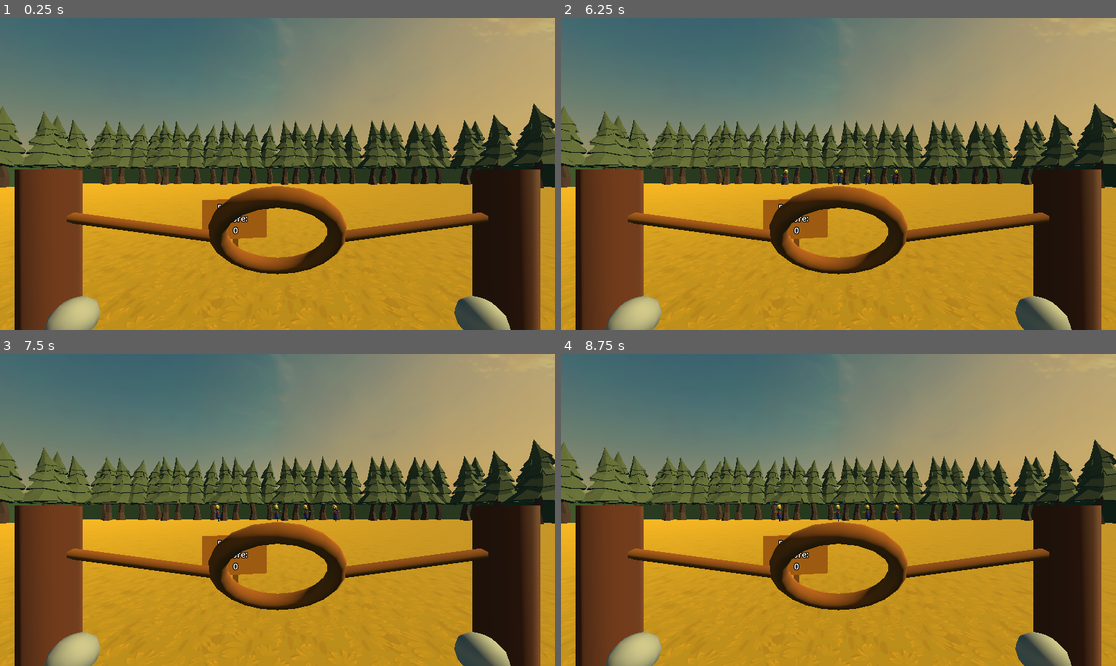
Above: before the commit, frames 1-4 (two rows, left to right).
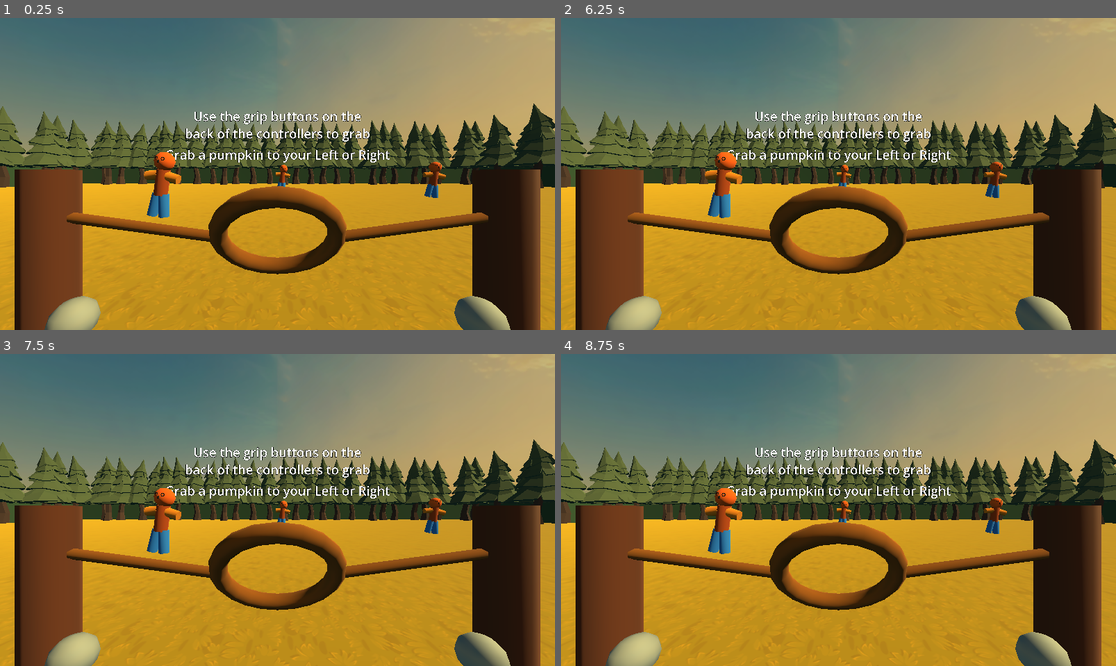
Above: after the commit, the same moments.

Repository: carterpiepenburg1/pumpkinchuckin-
Game: Godot game, scene res://Scenes/tutorial.tscn
The game is run twice, just before and just after one commit, with the same random seed, the same clock (stepped at 60 frames per second) and the same inputs. Before the commit the project starts from res://Scenes/pumpkinchuckin.tscn. Sound files missing from this copy of the repository are replaced by a short silence.
Inputs:
- Up to frame 1 (0.25 s): no input
- Up to frame 2 (6.25 s): tap Enter at 0.5, 2, 3.5 s; tap Space at 1.25, 2.75, 4.25 s
- Up to frame 3 (7.5 s): no input
- Up to frame 4 (8.75 s): no input

The runs differ from the first frame. In frame 1, 3.3% of the frame differs, in the area x 1-92%, y 29-74%; in frame 2, 3.4%; in frame 3, 3.4%; in frame 4, 3.4%.

Commit message:
polishing

Diff:
--- a/Scenes/Objects/crow.tscn
+++ b/Scenes/Objects/crow.tscn
@@ -17,14 +17,15 @@
 
 [sub_resource type="Animation" id="Animation_ta26y"]
 resource_name = "crow"
+length = 0.5
 loop_mode = 1
 tracks/0/type = "position_3d"
 tracks/0/imported = false
 tracks/0/enabled = true
 tracks/0/path = NodePath("Model")
-tracks/0/interp = 1
+tracks/0/interp = 2
 tracks/0/loop_wrap = true
-tracks/0/keys = PackedFloat32Array(0, 1, 0, 0, 0, 0.53333336, 1, 0, 0.1, 0)
+tracks/0/keys = PackedFloat32Array(0, 1, 0, 0, 0, 0.23333333, 1, 0, 0.1, 0)
 
 [sub_resource type="AnimationLibrary" id="AnimationLibrary_ink2j"]
 _data = {
--- a/Scenes/pumpkinchuckin.tscn
+++ b/Scenes/pumpkinchuckin.tscn
@@ -76,6 +76,9 @@
 [sub_resource type="StandardMaterial3D" id="StandardMaterial3D_cdyhi"]
 albedo_color = Color(0.5190005, 0.28110364, 0.008074824, 1)
 
+[sub_resource type="BoxShape3D" id="BoxShape3D_6di5v"]
+size = Vector3(60, 10, 0.1)
+
 [node name="Node3D" type="Node3D"]
 script = ExtResource("1_ua3oe")
 
@@ -95,7 +98,7 @@
 
 [node name="Music" type="AudioStreamPlayer" parent="GameManager"]
 stream = ExtResource("4_cdyhi")
-volume_db = -15.0
+volume_db = -20.0
 autoplay = true
 
 [node name="DirectionalLight3D" type="DirectionalLight3D" parent="."]
@@ -112,7 +115,6 @@
 
 [node name="XRCamera3D" type="XRCamera3D" parent="Player"]
 transform = Transform3D(1.0000002, 0, 0, 0, 1, 0, 0, 0, 1.0000002, 0, 1.3581047, 0)
-far = 50.0
 
 [node name="Left" type="XRController3D" parent="Player"]
 transform = Transform3D(1, 0, 0, 0, 1, 0, 0, 0, 1, -0.5, 1, -0.5)
@@ -1108,6 +1110,18 @@
 font_size = 150
 script = ExtResource("17_6di5v")
 
+[node name="EnemyBarrier" type="Area3D" parent="."]
+transform = Transform3D(1, 0, 0, 0, 1, 0, 0, 0, 1, 0, 0, -3)
+
+[node name="CollisionShape3D" type="CollisionShape3D" parent="EnemyBarrier"]
+transform = Transform3D(1, 0, 0, 0, 1, 0, 0, 0, 1, -0.776001, 2.283142, 0)
+shape = SubResource("BoxShape3D_6di5v")
+
+[node name="Marker" type="CSGBox3D" parent="EnemyBarrier"]
+transform = Transform3D(1, 0, 0, 0, 1, 0, 0, 0, 1, 0, -0.45391846, 0)
+material_override = SubResource("StandardMaterial3D_8o4mi")
+size = Vector3(60, 1, 0.1)
+
 [connection signal="timeout" from="GameManager/AdvanceTimer" to="GameManager" method="_on_advance_timer_timeout"]
 [connection signal="timeout" from="GameManager/RoundTimer" to="GameManager" method="_on_round_timer_timeout"]
 [connection signal="button_pressed" from="Player/Left" to="Player" method="_on_left_button_pressed"]
--- a/Scenes/tutorial.tscn
+++ b/Scenes/tutorial.tscn
@@ -107,7 +107,6 @@
 
 [node name="XRCamera3D" type="XRCamera3D" parent="Player"]
 transform = Transform3D(1.0000002, 0, 0, 0, 1, 0, 0, 0, 1.0000002, 0, 1.3581047, 0)
-far = 400.0
 
 [node name="Left" type="XRController3D" parent="Player"]
 transform = Transform3D(1, 0, 0, 0, 1, 0, 0, 0, 1, -0.5, 1, -0.5)
--- a/Scripts/Slingshot/slingshot.gd
+++ b/Scripts/Slingshot/slingshot.gd
@@ -64,7 +64,7 @@
 		if loaded && loadedPumpkin != null && sling.global_position.distance_to(origin) > deadzoneDistance:
 			var area = loadedPumpkin.get_node("PumpkinArea")
 
-			print("flung pumpkin")
+			#print("flung pumpkin")
 
 			shootSound.play()
 
--- a/Scripts/Tutorial/tutorial_logic.gd
+++ b/Scripts/Tutorial/tutorial_logic.gd
@@ -160,7 +160,7 @@
 				stage4 += 1
 				checkGrabbedPump = true
 				print("iterate pumpkin")
-		elif playerRHAND.grabbedArea.name == "SlingArea":
+		elif playerLHAND.grabbedArea.name == "SlingArea":
 			if checkGrabSling == false:
 				stage5 += 1
 				stage6 += 1
--- a/Scripts/enemy/enemy.gd
+++ b/Scripts/enemy/enemy.gd
@@ -14,6 +14,8 @@
 func _process(delta: float) -> void:
 	if newPos != null:
 		root.global_position = lerp(root.global_position, newPos, delta*5)
+
+
 
 func advance():
 	newPos = Vector3(root.global_position.x, root.global_position.y, root.global_position.z + Globals.advanceAmount)
@@ -50,6 +52,17 @@
 
 		queue_free()
 
+	elif area.name == "EnemyBarrier" && visible:
+
+		#Hide model
+		root.visible = false
+
+		#Disable area3D
+		set_deferred("monitorable", false)
+		set_deferred("monitoring", false)
+
+		queue_free()
+
 
 func _on_animation_player_animation_finished(anim_name: StringName) -> void:
 	if anim_name == "points":
--- a/Scripts/game_manager.gd
+++ b/Scripts/game_manager.gd
@@ -56,7 +56,7 @@
 				newEnemy = ghost.instantiate()
 			else:
 				newEnemy = crow.instantiate()
-				enemyHeightOffset = rng.randf_range(2, 4)
+				enemyHeightOffset = rng.randf_range(2, 6)
 
 			get_tree().current_scene.add_child(newEnemy)
 			newEnemy.global_position = Vector3(((i / float(Globals.enemiesPerRow - 1)) - 0.5) * Globals.rowWidth, enemyHeightOffset, -Globals.enemyStartDistance)
--- a/Scripts/globals.gd
+++ b/Scripts/globals.gd
@@ -6,16 +6,17 @@
 var roundTime = 60
 
 #Enemy placement
-var enemyStartDistance = 32
+var enemyStartDistance = 30
+var enemyDespawnDistance = 6
 var rowWidth = 15
 var enemiesPerRow = 5
+
+#Enemy advancing
+var advanceTime = 6
+var advanceAmount = 6
 
 #Enemy density
 var enemyDensity = 0.2
 var enemyDensityIncrease = 0.2
 
-#Enemy advancing
-var advanceTime = 6
-var advanceAmount = 6
-
 #Advances 6 every 6 seconds for 60 seconds rounds = 10 advances of 6 = 60 total distance
--- a/project.godot
+++ b/project.godot
@@ -11,7 +11,7 @@
 [application]
 
 config/name="pumpkinchuckin"
-run/main_scene="uid://cnfyj80sfpkq3"
+run/main_scene="uid://cjymbfbt1akrf"
 config/features=PackedStringArray("4.5", "GL Compatibility")
 config/icon="res://icon.svg"
 
Not shown: 2 places in Scenes/pumpkinchuckin.tscn that only renumber resources
